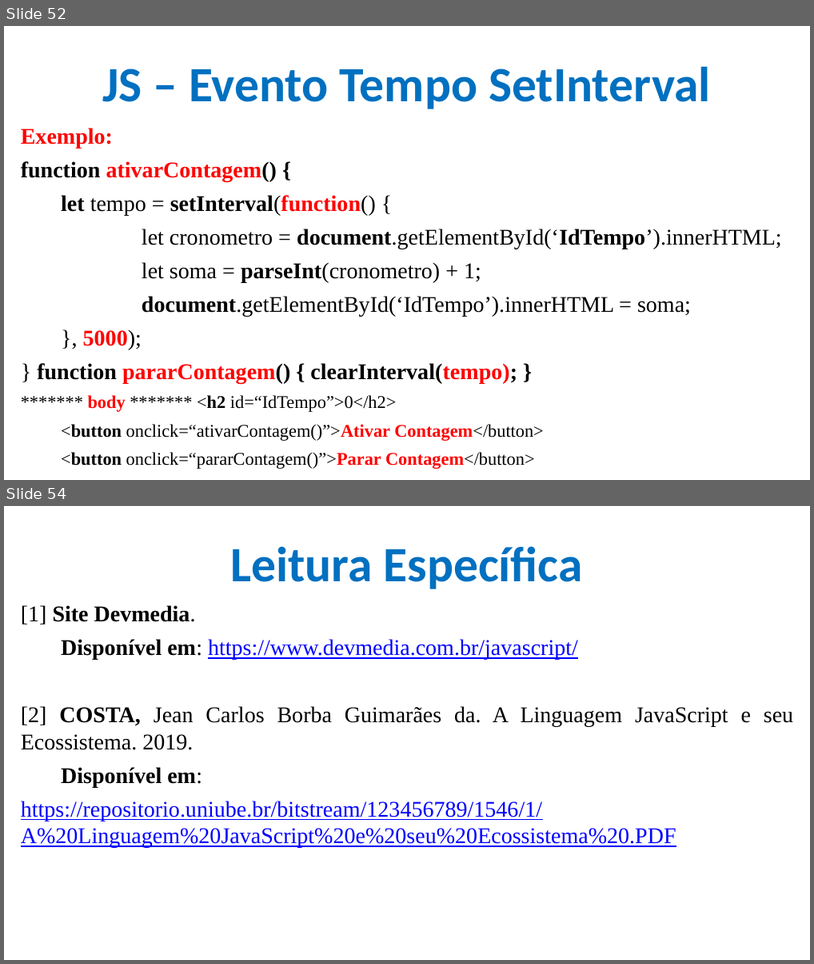
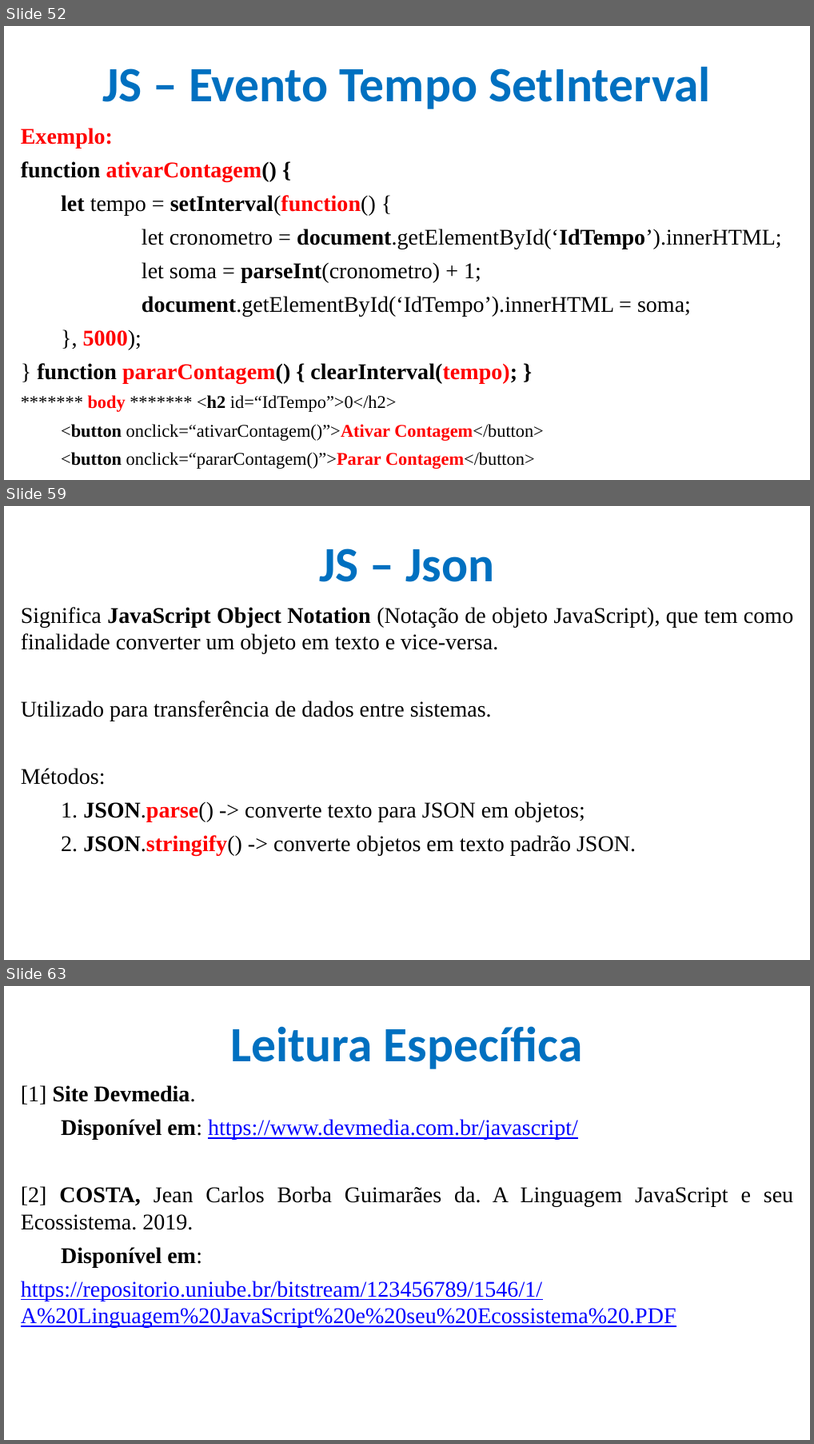
Before and after one commit to CloudEducationBrazil/WydenDesenvolvimentoWebPHP, a slide deck: 01 Classes/Aula 09 Desenvolvimento Web PHP - JS.pptx. Shown one above the other, each under a label of ours: slides 52 and 54 before the commit, slides 52, 59 and 63 after it; the slides between them are not shown. The pictures are 814x964 and 814x1444 pixels, drawn with LibreOffice and Linux fonts; fonts in the diff are those of the drawing; background and template pictures are left out. Boxes give left, top, right and bottom in pixels: in the first picture for what was removed or moved away, otherwise in the second. Text is boxed around its words. In the diff, an @@ line names an element or a change of style, - is before the commit and + after.

```diff
--- a/01 Classes/Aula 09 Desenvolvimento Web PHP - JS.pptx
+++ b/01 Classes/Aula 09 Desenvolvimento Web PHP - JS.pptx
@@ slide 59 added at <box>4,506,810,960</box>, background picture (left out) @@
@@ title added at <box>319,548,494,582</box>, 44 pt, text #0070C0, bold @@
+JS – Json
@@ text added at <box>21,607,794,856</box>, 20 pt, text #000000 @@
+Significa JavaScript Object Notation (Notação de objeto JavaScript), que tem como finalidade converter um objeto em texto e vice-versa.
+Utilizado para transferência de dados entre sistemas.
+Métodos:
+1. JSON.parse() -> converte texto para JSON em objetos;
+2. JSON.stringify() -> converte objetos em texto padrão JSON.
@@ what was slide 54 is now slide 63 @@
```
Also in this commit, not shown: 2 slides changed, 8 other slides added, 3 other files.
